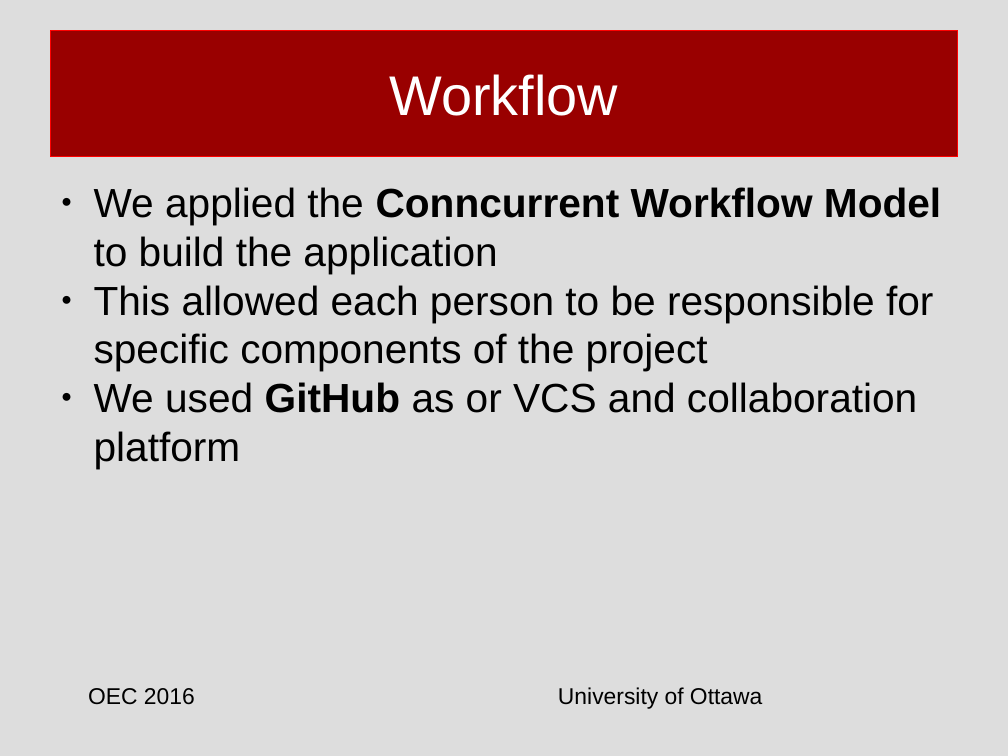
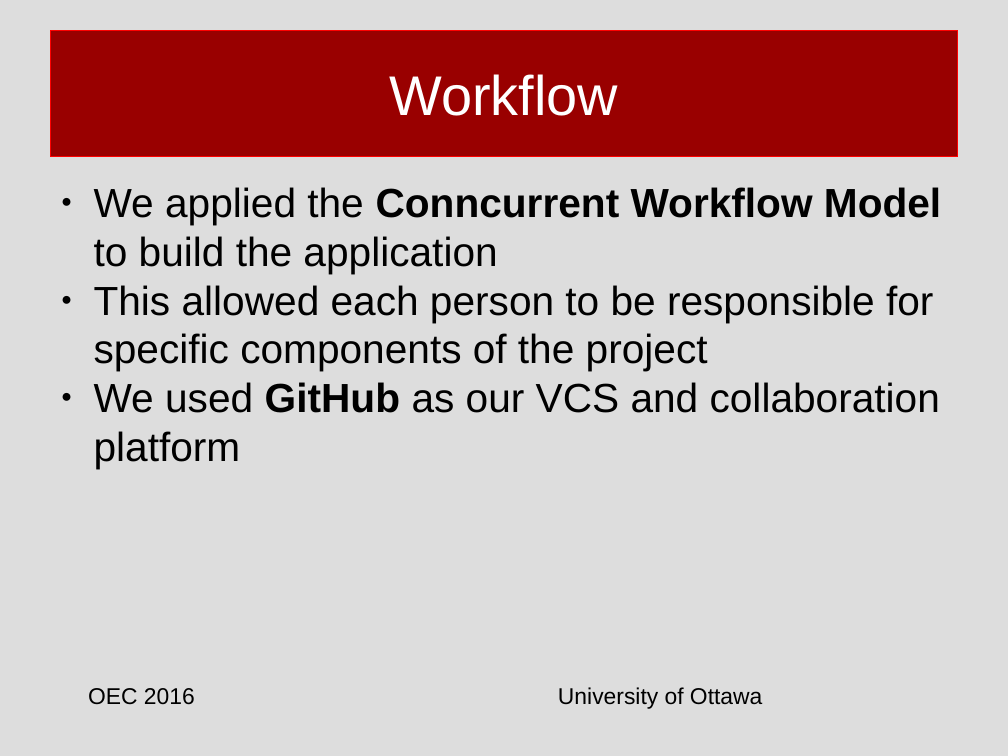
Before and after one commit to silverAndroid/OEC, a slide deck: slide 3 of Documentation/Presentation.pptx. Drawn at 1008x756 pixels with LibreOffice and Linux fonts; fonts in the diff are those of the drawing. Boxes give left, top, right and bottom in pixels: in the first picture for what was removed or moved away, otherwise in the second. Text is boxed around its words. In the diff, an @@ line names an element or a change of style, - is before the commit and + after.

```diff
--- a/Documentation/Presentation.pptx
+++ b/Documentation/Presentation.pptx
@@ text at bbox=[94, 382, 940, 469]: text changed @@
-● We used GitHub as or VCS and collaboration platform
+● We used GitHub as our VCS and collaboration platform
```
Also in this commit, not shown: 1 other slide changed, 1 other file.
